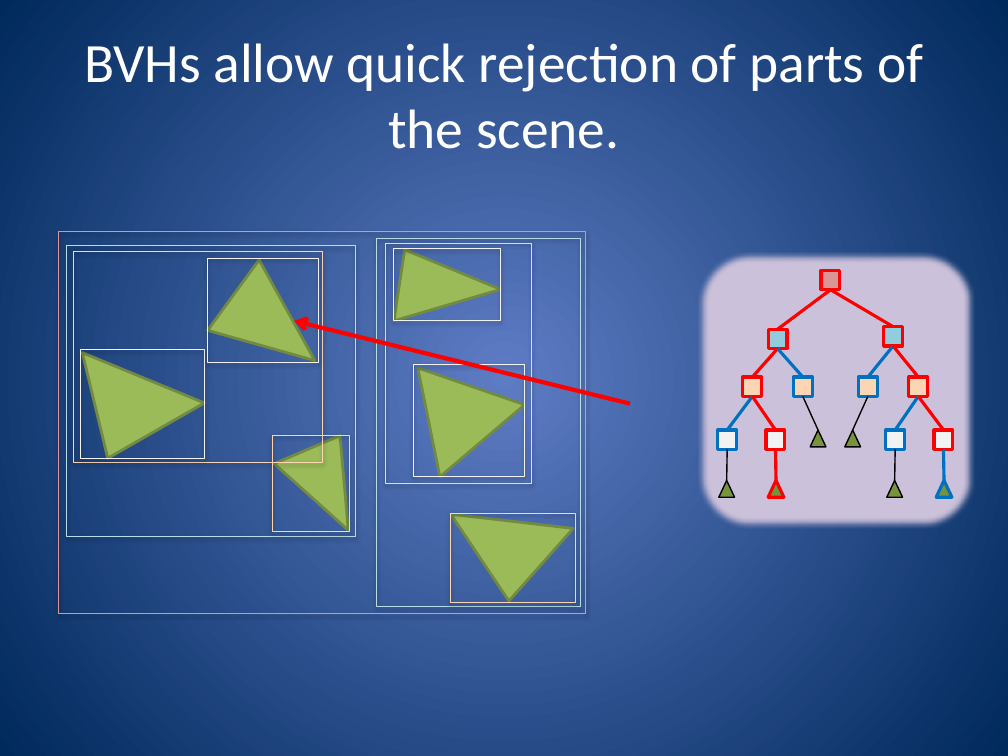
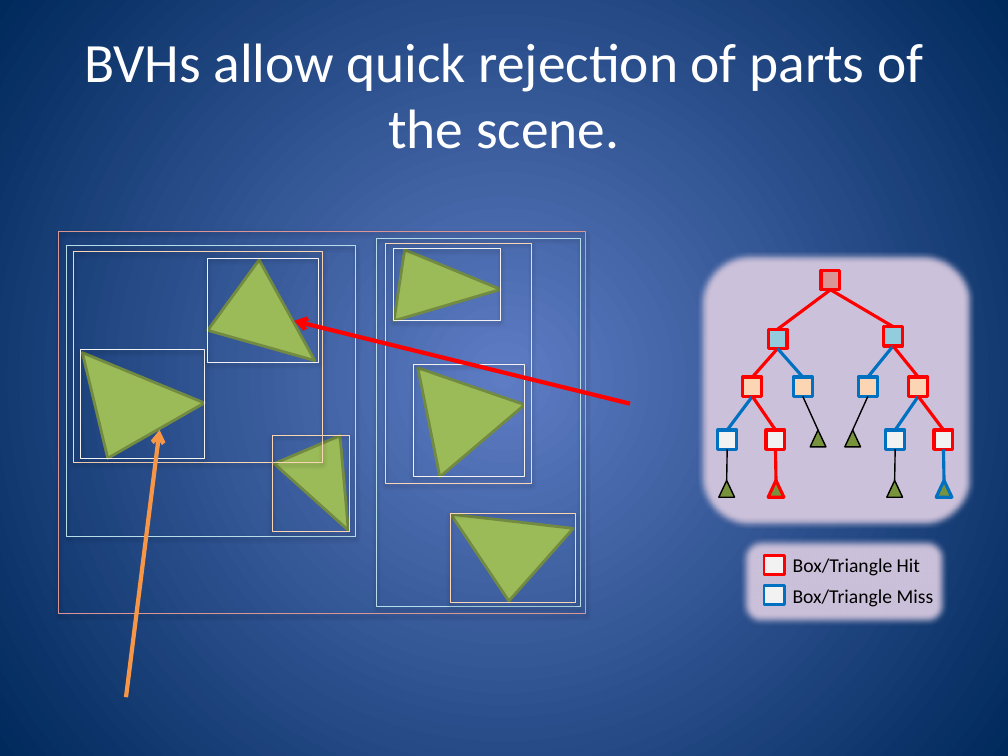
Before and after one commit to nfeltman/RayView, a slide deck: slide 4 of final/FinalPresentation.pptx. Drawn at 1008x756 pixels with LibreOffice and Linux fonts; fonts in the diff are those of the drawing. Boxes give left, top, right and bottom in pixels: in the first picture for what was removed or moved away, otherwise in the second. Text is boxed around its words. In the diff, an @@ line names an element or a change of style, - is before the commit and + after.

```diff
--- a/final/FinalPresentation.pptx
+++ b/final/FinalPresentation.pptx
@@ arrow added from (126, 698) to (159, 430), #F79646 3 pt @@
@@ group added at bbox=[741, 537, 948, 626]: 2 rectangles, 2 texts, 1 rounded rectangle @@
+Box/Triangle Hit
+Box/Triangle Miss
```
Also in this commit, not shown: 12 slides added, 4 slides removed, 1 other file.
